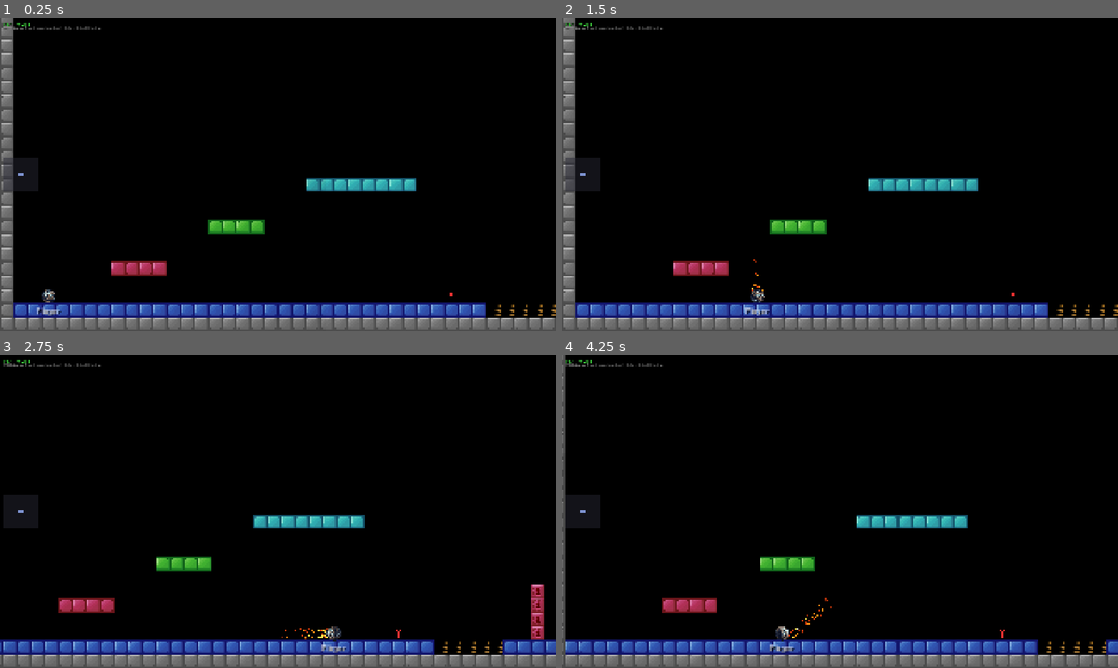
Above: before the commit, frames 1-4 (two rows, left to right).
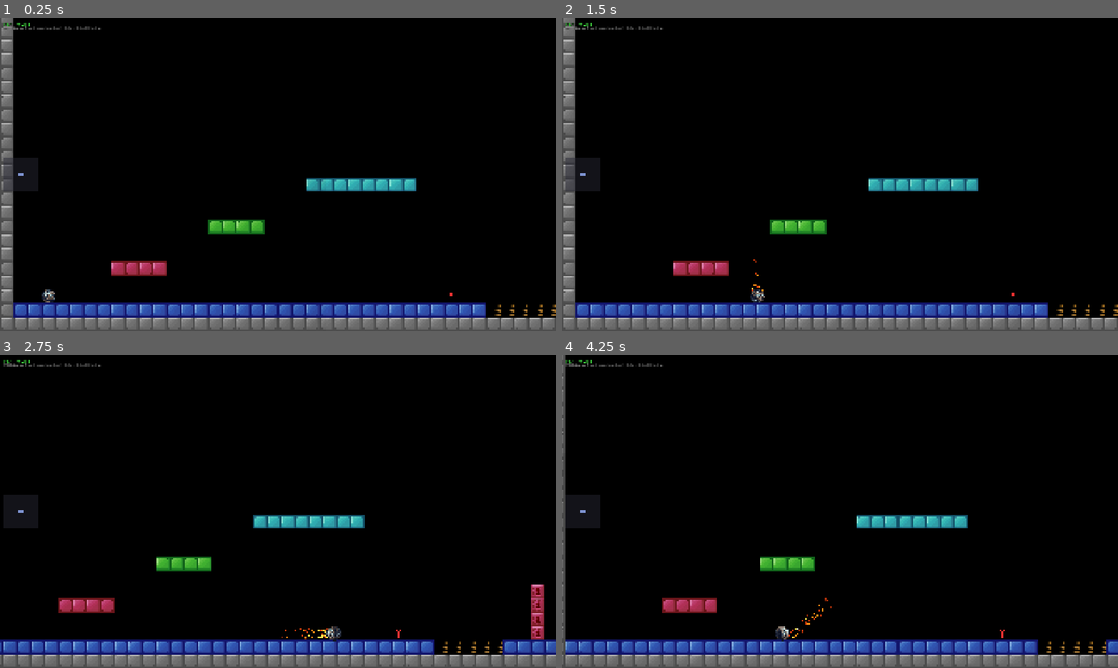
Above: after the commit, the same moments.

Repository: Wmoook/ee2
Game: Godot game, scene res://scenes/world/game.tscn
Two runs of this game, one before a commit and one after it. Both use one fixed random seed, a clock stepped at 60 frames per second and the inputs below.
Inputs (mouse positions are in pixels of both pictures, inside the frame that each line leads up to):
- Up to frame 1 (0.25 s): no input
- Up to frame 2 (1.5 s): tap Enter at 0.5 s; move the mouse to (962, 158) at 0.52 s; hold D (move_right) 0.53-1.25 s; hold Mouse wheel up (block_next) 0.53-1.25 s; click (962, 158) at 0.67 s; tap Space (jump) at 0.77 s; drag from (728, 190) to (812, 237) at 1.27 s
- Up to frame 3 (2.75 s): tap Space (jump) at 2 s; move the mouse to (333, 442) at 2.02 s; press the mouse at (333, 442) at 2.03 s; hold D (move_right) from 2.03 s (still down)
- Up to frame 4 (4.25 s): release D (move_right) at 2.75 s; release the mouse at (895, 442) at 2.75 s; drag from (812, 574) to (673, 464) at 2.77 s; move the mouse to (1006, 558) at 3.52 s; hold A (move_left) from 3.53 s (still down); hold Ctrl from 3.53 s (still down); tap Space (jump) at 3.77 s

The runs differ from the first frame. In frame 1, less than 0.1% of the frame differs, in the area x 6-12%, y 92-96%; in frame 2, less than 0.1%; in frame 3, less than 0.1%, in the area x 57-63%, y 92-96%; in frame 4, less than 0.1%.

Commit message:
Name label: hidden when moving, fades in after 3s idle
Co-Authored-By: Claude Opus 4.6 (1M context) <noreply@anthropic.com>

Diff:
--- a/scripts/player/player_controller.gd
+++ b/scripts/player/player_controller.gd
@@ -45,6 +45,8 @@
 var _space_held: bool = false
 var _cbf_consumed_jump: bool = false  # Prevents re-latch after CBF
 var _show_hitboxes: bool = false
+var _idle_timer: float = 0.0  # Time at zero velocity
+var _name_fade: float = 0.0   # 0=hidden, 1=fully visible
 
 # Smooth visual position
 var _visual_pos: Vector2 = Vector2.ZERO
@@ -471,6 +473,18 @@
 
 	# Camera updated inside tick loop above
 
+	# Name label: hide when moving, fade in after 3s idle
+	var _total_speed: float = absf(physics._speedX) + absf(physics._speedY)
+	if _total_speed > 0.3:
+		_idle_timer = 0.0
+		_name_fade = 0.0
+	else:
+		_idle_timer += delta
+		if _idle_timer > 3.0:
+			_name_fade = minf(_name_fade + delta * 2.0, 1.0)  # Fade in over 0.5s
+	if _name_label:
+		_name_label.modulate = Color(1, 1, 1, _name_fade)
+
 	# Hazard check
 	if not physics.is_god_mode:
 		var tiles: Array[Vector2i] = physics.get_overlapping_tiles()
